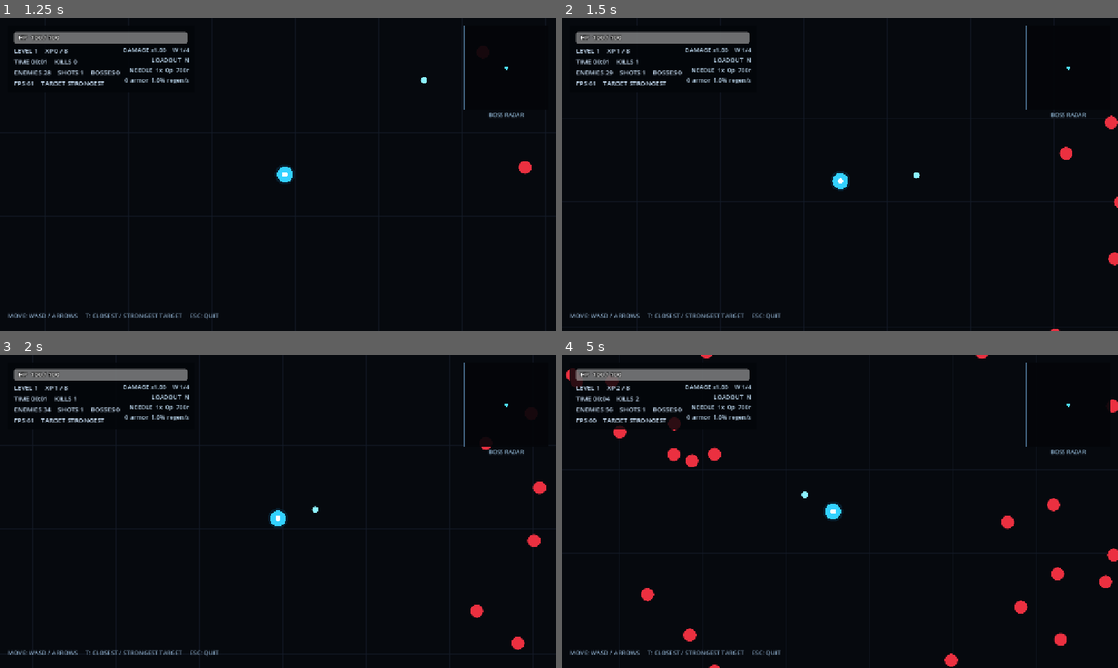
Above: before the commit, frames 1-4 (two rows, left to right).
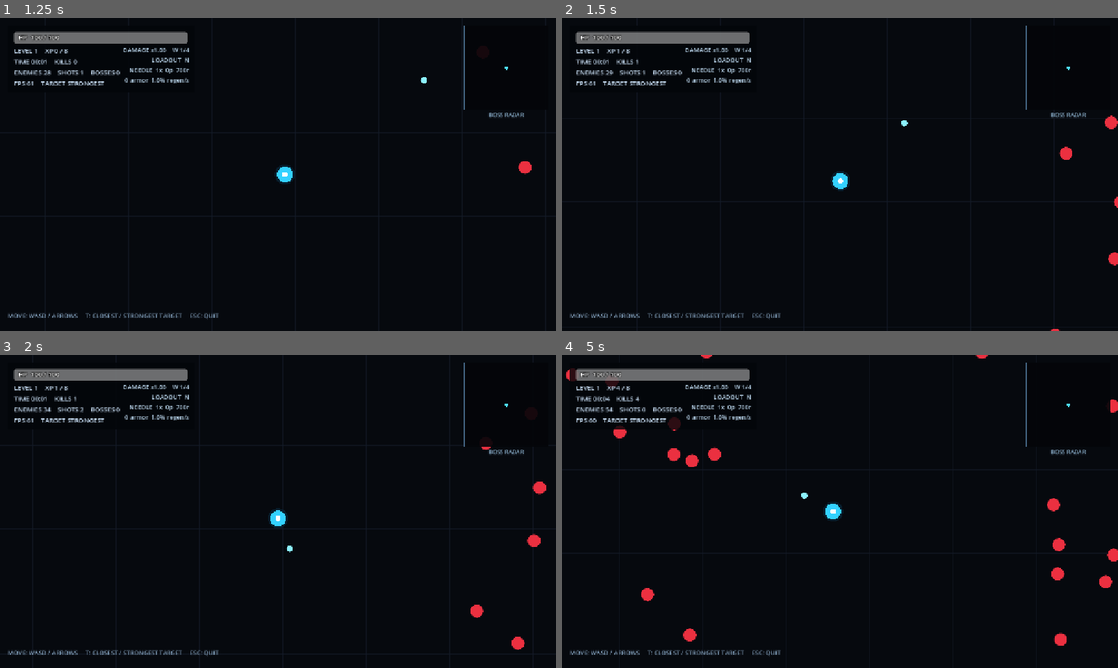
Above: after the commit, the same moments.

Repository: LoushengM/overrun
Game: Godot game, scene res://scenes/main.tscn
The game is run twice, just before and just after one commit, with the same random seed, the same clock (stepped at 60 frames per second) and the same inputs.
Inputs:
- Up to frame 1 (1.25 s): tap Enter at 0.5 s; hold D from 0.53 s (still down); tap T at 0.6 s
- Up to frame 2 (1.5 s): release D at 1.28 s; hold S from 1.28 s (still down); tap R at 1.35 s
- Up to frame 3 (2 s): keep holding S
- Up to frame 4 (5 s): release S at 2.03 s; hold D 2.03-2.78 s; hold Enter 2.03-2.78 s; hold W 2.78-3.53 s; tap 1 at 2.85 s; hold A from 3.53 s (still down); tap 2 at 3.6 s; tap 3 at 4.35 s

Frame 1 is identical in both runs. In frame 2, less than 0.1% of the frame differs, in the area x 61-65%, y 32-52%; in frame 3, less than 0.1%; in frame 4, 0.4%, in the area x 1-91%, y 8-100%.

Commit message:
Prefer closest boss in strong targeting

Diff:
--- a/src/simulation_world.gd
+++ b/src/simulation_world.gd
@@ -1199,10 +1199,8 @@
 func _find_strongest_enemy(origin: Vector2, max_range: float) -> int:
     var best_index := -1
     var best_is_boss := false
-    var best_max_health := -1.0
-    var best_current_health := -1.0
-    var best_distance_squared := INF
     var max_range_squared := max_range * max_range
+    var best_distance_squared := max_range_squared
 
     for i in range(enemy_positions.size()):
         if enemy_health[i] <= 0.0:
@@ -1212,23 +1210,12 @@
             continue
 
         var is_boss := enemy_kinds[i] == EnemyKind.BOSS
-        var should_replace := best_index < 0
-        if not should_replace and is_boss != best_is_boss:
-            should_replace = is_boss
-        elif not should_replace and is_boss == best_is_boss:
-            if enemy_max_health[i] > best_max_health + 0.001:
-                should_replace = true
-            elif is_equal_approx(enemy_max_health[i], best_max_health):
-                if enemy_health[i] > best_current_health + 0.001:
-                    should_replace = true
-                elif is_equal_approx(enemy_health[i], best_current_health) and distance_squared < best_distance_squared:
-                    should_replace = true
-
-        if should_replace:
+        if best_index < 0 or (is_boss and not best_is_boss):
             best_index = i
             best_is_boss = is_boss
-            best_max_health = enemy_max_health[i]
-            best_current_health = enemy_health[i]
+            best_distance_squared = distance_squared
+        elif is_boss == best_is_boss and distance_squared < best_distance_squared:
+            best_index = i
             best_distance_squared = distance_squared
 
     return best_index
--- a/tests/regression_test.gd
+++ b/tests/regression_test.gd
@@ -326,7 +326,8 @@
     world.targeting_mode = SimulationWorld.TargetingMode.CLOSEST
 
     world._add_enemy(Vector2(100.0, 0.0), 100.0, 0.0, 0.0, 14.0, 0, SimulationWorld.EnemyKind.NORMAL, Vector2.ZERO)
-    world._add_enemy(Vector2(0.0, 600.0), 1000.0, 0.0, 0.0, 42.0, 20, SimulationWorld.EnemyKind.BOSS, Vector2.ZERO)
+    world._add_enemy(Vector2(0.0, 600.0), 5000.0, 0.0, 0.0, 42.0, 20, SimulationWorld.EnemyKind.BOSS, Vector2.ZERO)
+    world._add_enemy(Vector2(300.0, 0.0), 1000.0, 0.0, 0.0, 42.0, 20, SimulationWorld.EnemyKind.BOSS, Vector2.ZERO)
     assert(world._find_target_enemy(Vector2.ZERO, GameConfig.NEEDLE_RANGE) == 0, "Closest targeting must choose the nearby normal enemy")
 
     var toggle_event := InputEventKey.new()
@@ -334,13 +335,18 @@
     toggle_event.pressed = true
     scene.call("_unhandled_input", toggle_event)
     assert(world.targeting_mode == SimulationWorld.TargetingMode.STRONGEST, "T must toggle targeting to Strongest")
-    assert(world._find_target_enemy(Vector2.ZERO, GameConfig.NEEDLE_RANGE) == 1, "Strongest targeting must prioritize an in-range boss")
+    assert(world._find_target_enemy(Vector2.ZERO, GameConfig.NEEDLE_RANGE) == 2, "Strongest targeting must prioritize the closest in-range boss")
     assert(hud.stats_label.text.contains("TARGET STRONGEST"), "The HUD must show the active targeting mode")
 
     world.needle_timer = 0.0
     world._update_needle(0.0)
     assert(world.projectile_positions.size() == 1, "Needle must fire in Strongest mode")
-    assert(world.projectile_velocities[0].y > 0.0 and absf(world.projectile_velocities[0].x) < 0.001, "Strongest Needle fire must aim at the boss instead of the closer normal enemy")
+    assert(world.projectile_velocities[0].x > 0.0 and absf(world.projectile_velocities[0].y) < 0.001, "Strongest Needle fire must aim at the closest boss instead of the farther stronger boss")
+
+    _clear_combat_state(world)
+    world._add_enemy(Vector2(500.0, 0.0), 5000.0, 0.0, 0.0, 14.0, 0, SimulationWorld.EnemyKind.NORMAL, Vector2.ZERO)
+    world._add_enemy(Vector2(150.0, 0.0), 100.0, 0.0, 0.0, 14.0, 0, SimulationWorld.EnemyKind.NORMAL, Vector2.ZERO)
+    assert(world._find_target_enemy(Vector2.ZERO, GameConfig.NEEDLE_RANGE) == 1, "Strongest targeting must fall back to the closest normal enemy when no boss is valid")
 
     scene.call("_unhandled_input", toggle_event)
     assert(world.targeting_mode == SimulationWorld.TargetingMode.CLOSEST, "T must toggle targeting back to Closest")
Not shown, changed: docs/MVP_DESIGN.md
